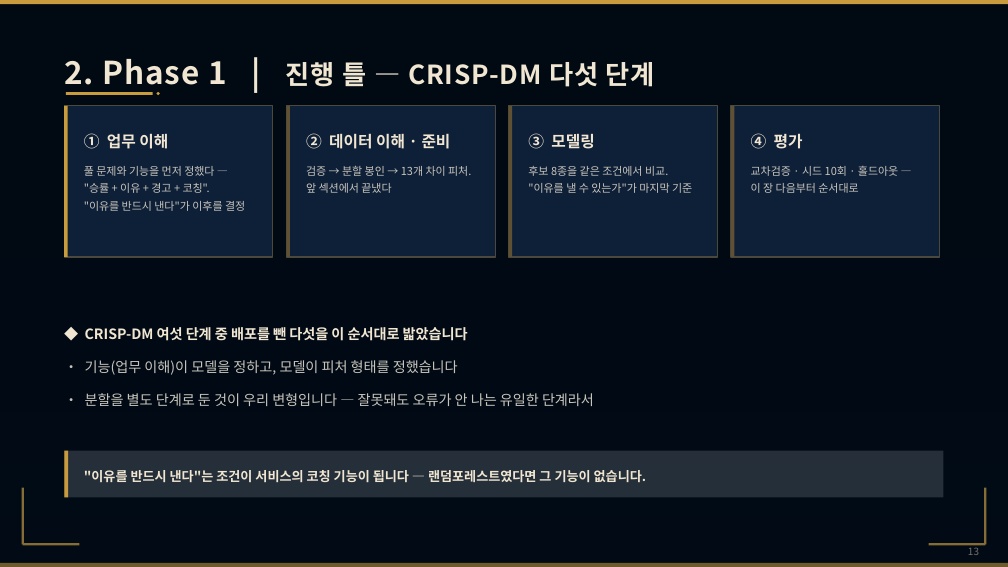
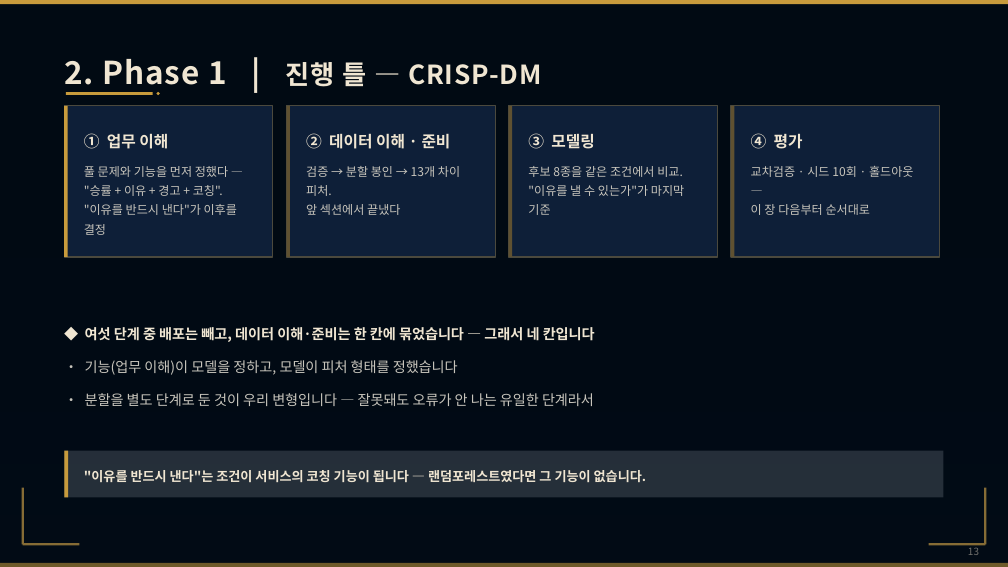
Before and after one commit to wpalswpa/project2608, a slide deck: slide 13 of 4조(십분컷)_미니2프로젝트_LoL 인게임 시점별 경기 데이터 기반 승패 예측 및 핵심 승리요인 분석_발표자료.pptx. Drawn at 1008x567 pixels with LibreOffice and Linux fonts; fonts in the diff are those of the drawing; background and template pictures are left out; a plain dark background stands for a picture behind light text. Boxes give left, top, right and bottom in pixels: in the first picture for what was removed or moved away, otherwise in the second. Text is boxed around its words. In the diff, an @@ line names an element or a change of style, - is before the commit and + after.

```diff
--- a/4조(십분컷)_미니2프로젝트_LoL 인게임 시점별 경기 데이터 기반 승패 예측 및 핵심 승리요인 분석_발표자료.pptx
+++ b/4조(십분컷)_미니2프로젝트_LoL 인게임 시점별 경기 데이터 기반 승패 예측 및 핵심 승리요인 분석_발표자료.pptx
@@ text at bbox=[64, 59, 541, 93]: text changed @@
-2. Phase 1 | 진행 틀 — CRISP-DM 다섯 단계
+2. Phase 1 | 진행 틀 — CRISP-DM
@@ text at bbox=[84, 166, 237, 235]: size 10.5 to 11.5 pt in "풀 문제와 기능을 먼저 정했다 — "승률 ..." @@
@@ text at bbox=[306, 166, 460, 215]: size 10.5 to 11.5 pt in "검증 → 분할 봉인 → 13개 차이 ..." @@
@@ text at bbox=[528, 166, 684, 215]: size 10.5 to 11.5 pt in "후보 8종을 같은 조건에서 비교. "이유를 낼 ..." @@
@@ text at bbox=[751, 166, 913, 215]: size 10.5 to 11.5 pt in "교차검증 · 시드 10회 · 홀드아웃 — ..." @@
@@ text at bbox=[85, 327, 595, 342]: text changed @@
-◆ CRISP-DM 여섯 단계 중 배포를 뺀 다섯을 이 순서대로 밟았습니다
+◆ 여섯 단계 중 배포는 빼고, 데이터 이해·준비는 한 칸에 묶었습니다 — 그래서 네 칸입니다
```
Also in this commit, not shown: 27 other slides changed, 1 slide added, 1 other file.
